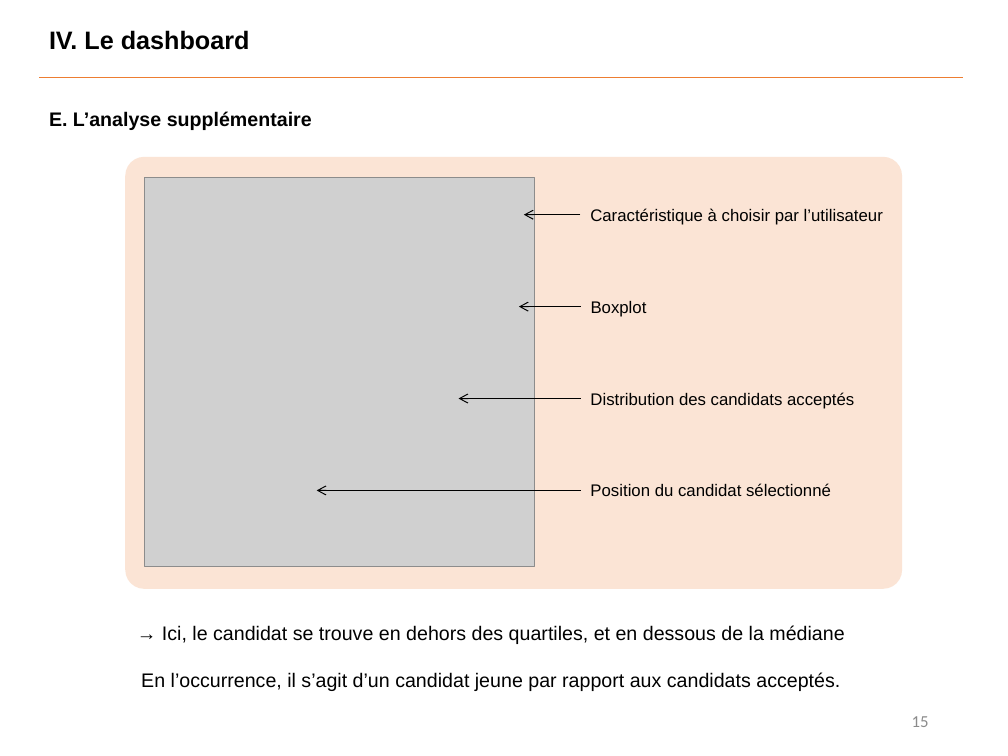
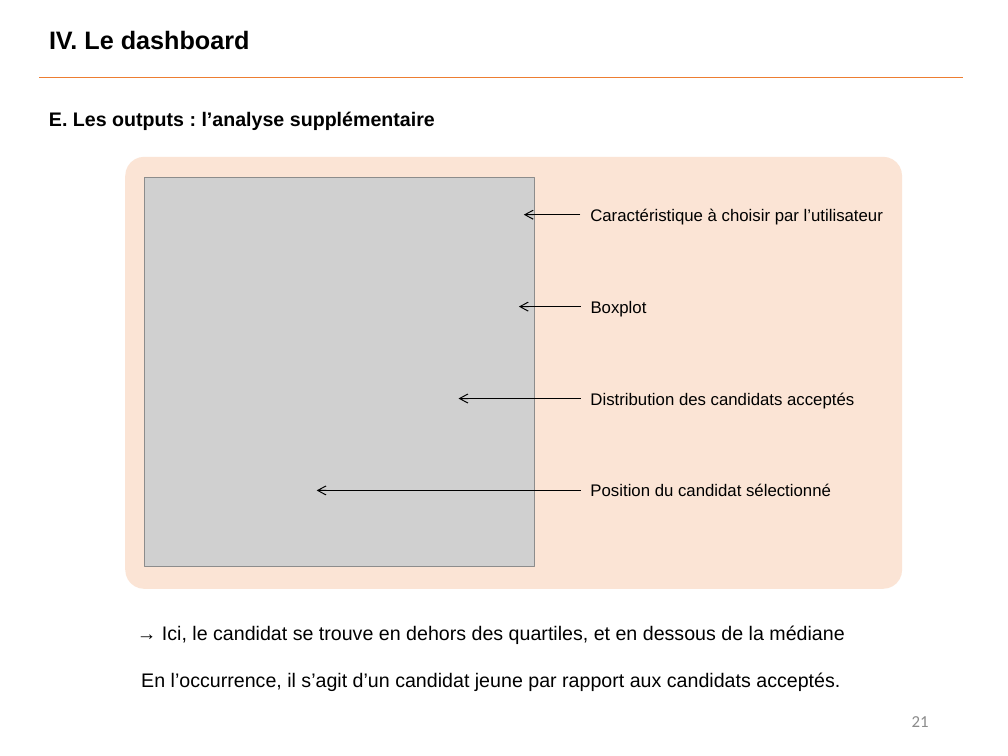
Before and after one commit to Benoit-78/P7_credit_loan_scoring_model, a slide deck: slide 21 of soutenance/P7_soutenance.pptx (slide 15 before the commit). Drawn at 1008x756 pixels with LibreOffice and Linux fonts; fonts in the diff are those of the drawing; grey boxes stand for pictures. Boxes give left, top, right and bottom in pixels: in the first picture for what was removed or moved away, otherwise in the second. Text is boxed around its words. In the diff, an @@ line names an element or a change of style, - is before the commit and + after.

```diff
--- a/soutenance/P7_soutenance.pptx
+++ b/soutenance/P7_soutenance.pptx
@@ text at [49, 111, 435, 130]: text changed @@
-E. L’analyse supplémentaire
+E. Les outputs : l’analyse supplémentaire
@@ page number at [912, 716, 929, 727]: text changed @@
-15
+21
```
Also in this commit, not shown: 14 other slides changed, 7 slides added, 3 slides removed, 4 other files.
